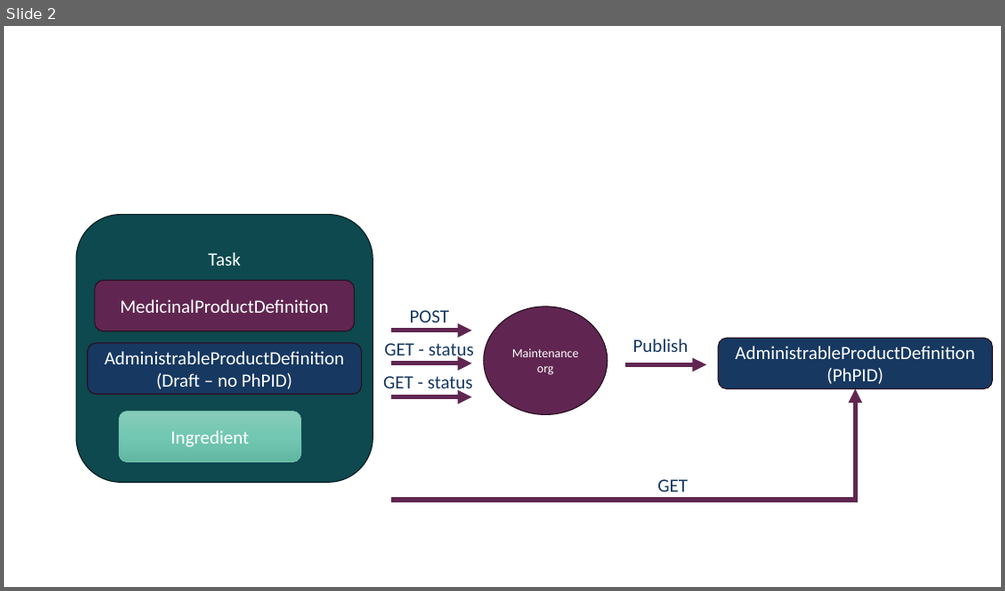
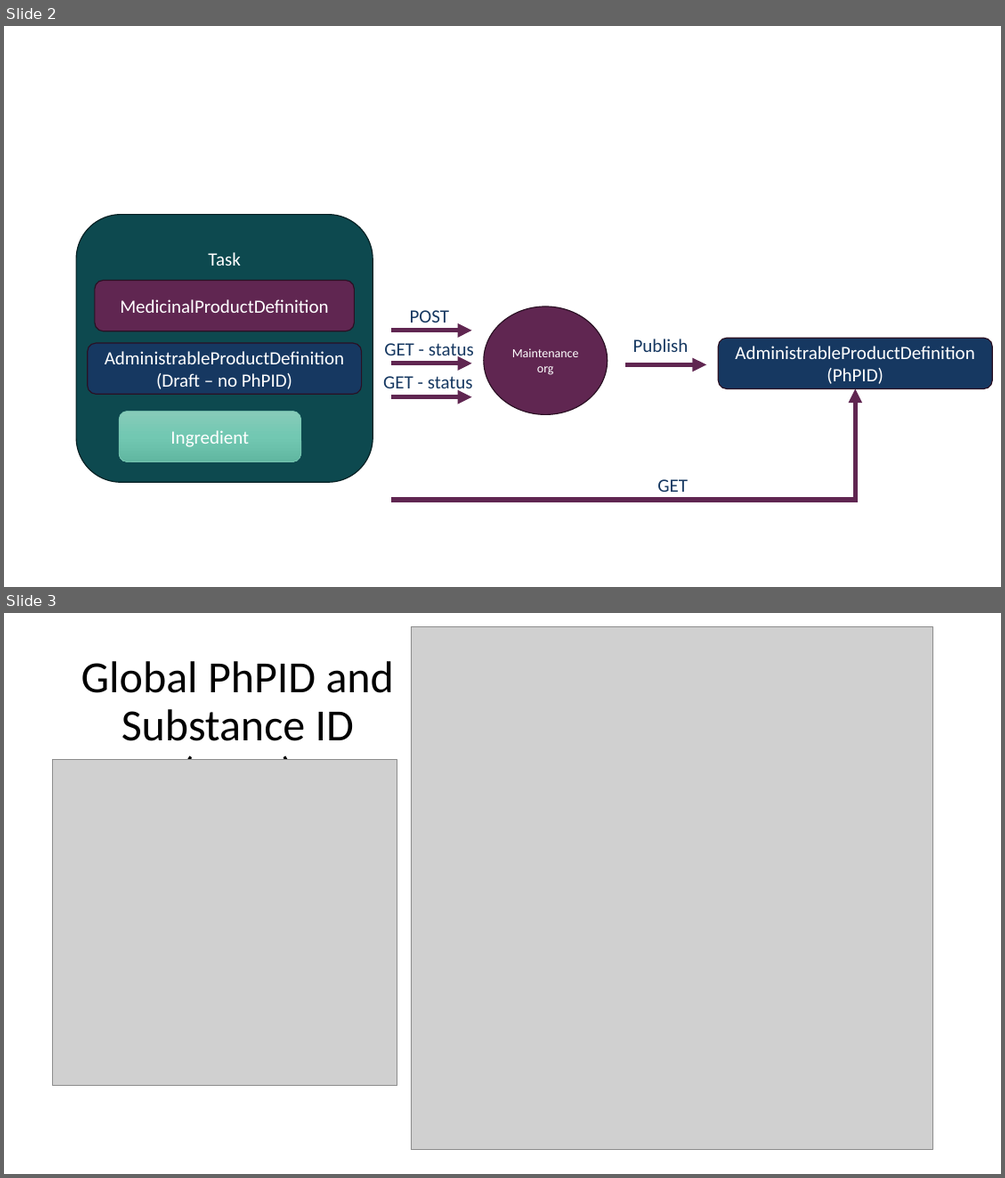
Before and after one commit to gcangioli/who-umc-poc, a slide deck: ImplementationGuideImages.pptx. Shown one above the other, each under a label of ours: slide 2 before the commit, slides 2 and 3 after it. The pictures are 1005x591 and 1005x1178 pixels, drawn with LibreOffice and Linux fonts; fonts in the diff are those of the drawing; grey boxes stand for pictures. Boxes give left, top, right and bottom in pixels: in the first picture for what was removed or moved away, otherwise in the second. Text is boxed around its words. In the diff, an @@ line names an element or a change of style, - is before the commit and + after.

```diff
--- a/ImplementationGuideImages.pptx
+++ b/ImplementationGuideImages.pptx
@@ slide 3 added at box(4, 613, 1001, 1174), background #FFFFFF @@
@@ picture added at box(411, 626, 933, 1150) @@
@@ text added at box(81, 661, 394, 760), 42.9 pt, text #000000 @@
+Global PhPID and Substance ID (GSID)
@@ picture added at box(53, 760, 396, 1086) @@
```
Also in this commit, not shown: 7 other files.
